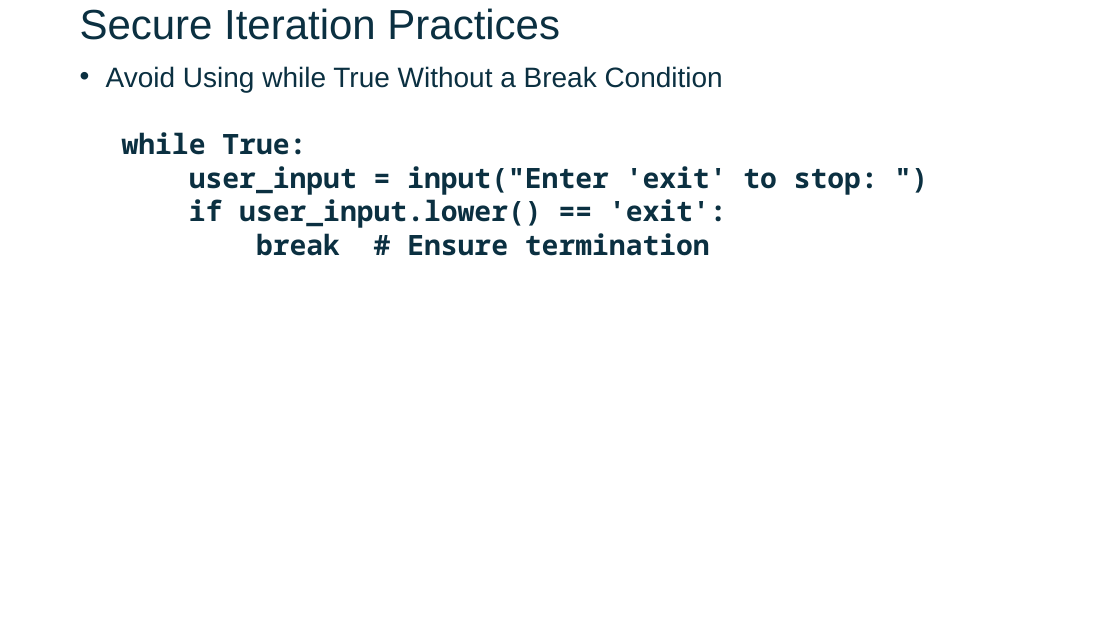
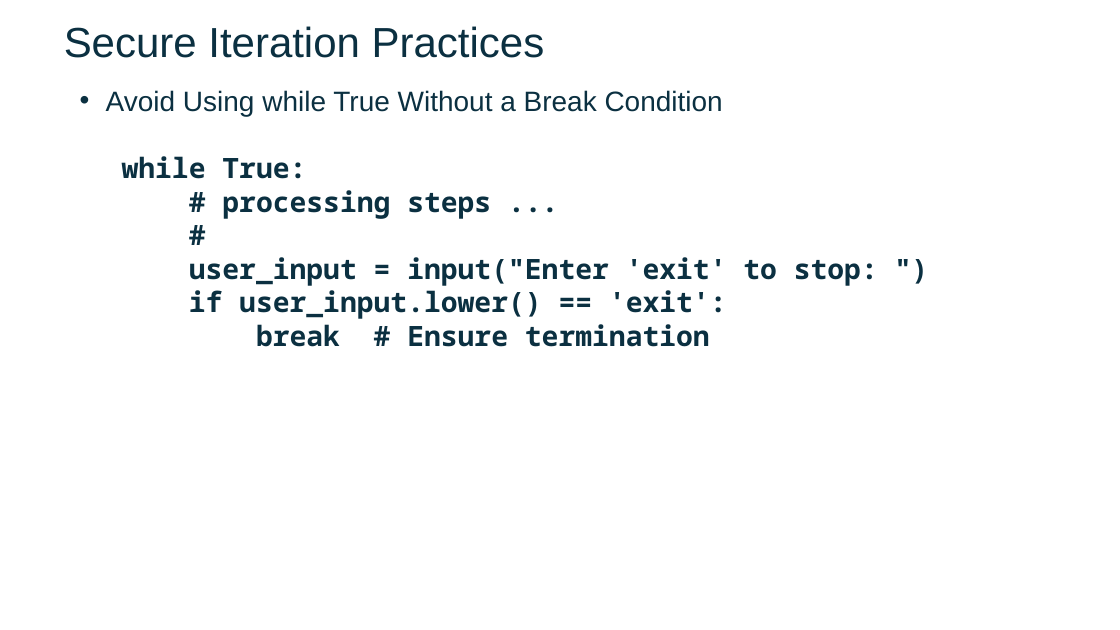
Before and after one commit to FSCJ-FacultyDev/SWC-Columbus-2025, a slide deck: slide 3 of Slides-Day2.pptx. Drawn at 1120x630 pixels with LibreOffice and Linux fonts; fonts in the diff are those of the drawing; background and template pictures are left out. Boxes give left, top, right and bottom in pixels: in the first picture for what was removed or moved away, otherwise in the second. Text is boxed around its words. In the diff, an @@ line names an element or a change of style, - is before the commit and + after.

```diff
--- a/Slides-Day2.pptx
+++ b/Slides-Day2.pptx
@@ text "Secure Iteration Practices" moved from (x1=80, y1=8, x2=560, y2=40) to (x1=64, y1=26, x2=545, y2=58) @@
@@ text "Avoid Using while True Without ..." moved from (x1=106, y1=66, x2=878, y2=256) to (x1=106, y1=90, x2=878, y2=347) @@
@@ text at (x1=222, y1=190, x2=491, y2=219): paragraphs added @@
+  # processing steps ...
+  #
```
Also in this commit, not shown: 4 other slides changed, 7 slides added.
